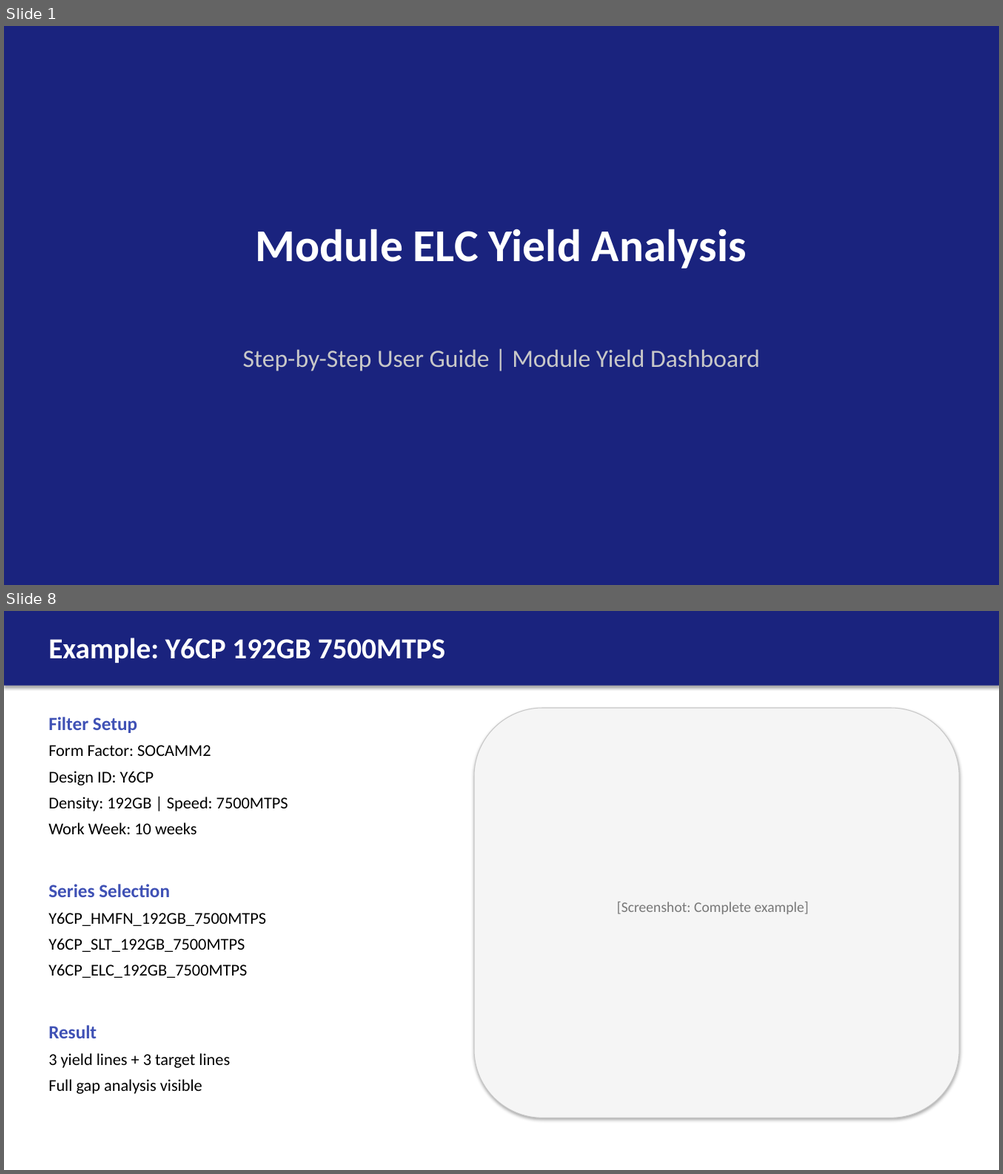
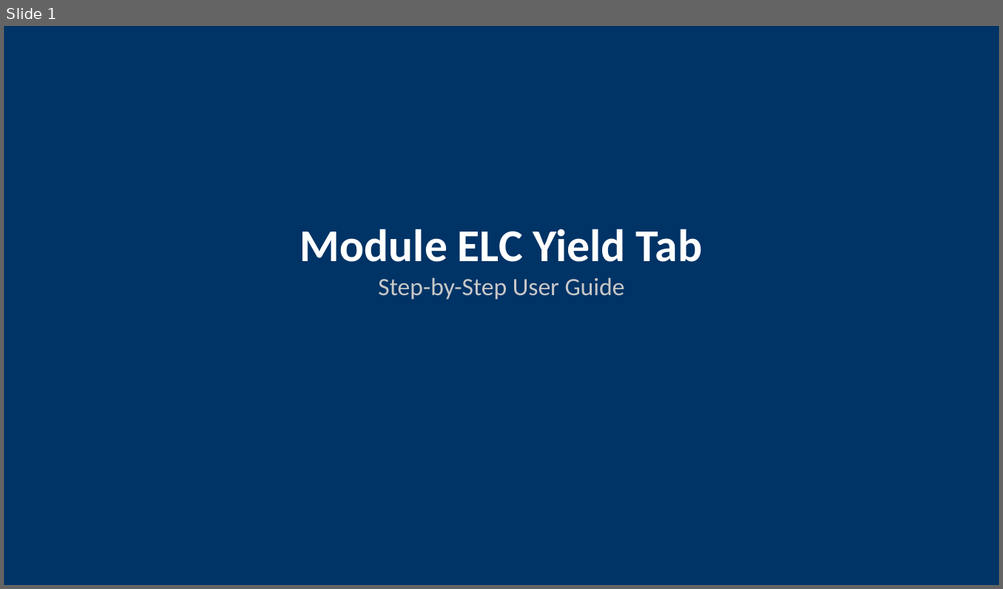
Before and after one commit to ASEGARAN/MODULE_YIELD_DASHBOARD, a slide deck: Module_ELC_Yield_User_Guide.pptx. Shown one above the other, each under a label of ours: slides 1 and 8 before the commit, slide 1 after it; the slides between them are not shown. The pictures are 1003x1174 and 1003x589 pixels, drawn with LibreOffice and Linux fonts; fonts in the diff are those of the drawing. Boxes give left, top, right and bottom in pixels: in the first picture for what was removed or moved away, otherwise in the second. Text is boxed around its words. In the diff, an @@ line names an element or a change of style, - is before the commit and + after.

Commit message:
Enhance Module ELC Yield user guide with ASCII mockups
- 12 slides with embedded visual mockups
- Step-by-step workflow from sidebar to targets
- Warning message explanation
- Available config reference
- Quick reference card
- No external screenshot dependencies

```diff
--- a/Module_ELC_Yield_User_Guide.pptx
+++ b/Module_ELC_Yield_User_Guide.pptx
@@ slide 8 removed at (4,611,999,1170), background #FFFFFF @@
@@ rectangle removed at (4,611,999,686) @@
@@ text removed at (48,638,445,663) @@
-Example: Y6CP 192GB 7500MTPS
@@ text removed at (48,717,288,1094) @@
-Filter Setup
-Form Factor: SOCAMM2
-Design ID: Y6CP
-Density: 192GB | Speed: 7500MTPS
-Work Week: 10 weeks
-Series Selection
-Y6CP_HMFN_192GB_7500MTPS
-Y6CP_SLT_192GB_7500MTPS
-Y6CP_ELC_192GB_7500MTPS
-Result
-3 yield lines + 3 target lines
-Full gap analysis visible
@@ rounded rectangle removed at (474,708,959,1119) @@
@@ text removed at (617,902,808,914) @@
-[Screenshot: Complete example]
@@ slide 1 changed as well @@
@@ rectangle at (4,26,999,585): fill #1A237E to #003366 @@
@@ text at (300,229,702,300): text changed; size 44 to 24 pt; text colour #FFFFFF to #C8C8C8; bold off @@
-Module ELC Yield Analysis
+Module ELC Yield Tab
+Step-by-Step User Guide
@@ text removed at (243,349,760,372) @@
-Step-by-Step User Guide | Module Yield Dashboard
```
Also in this commit, not shown: 11 slides added, 8 other slides removed.
